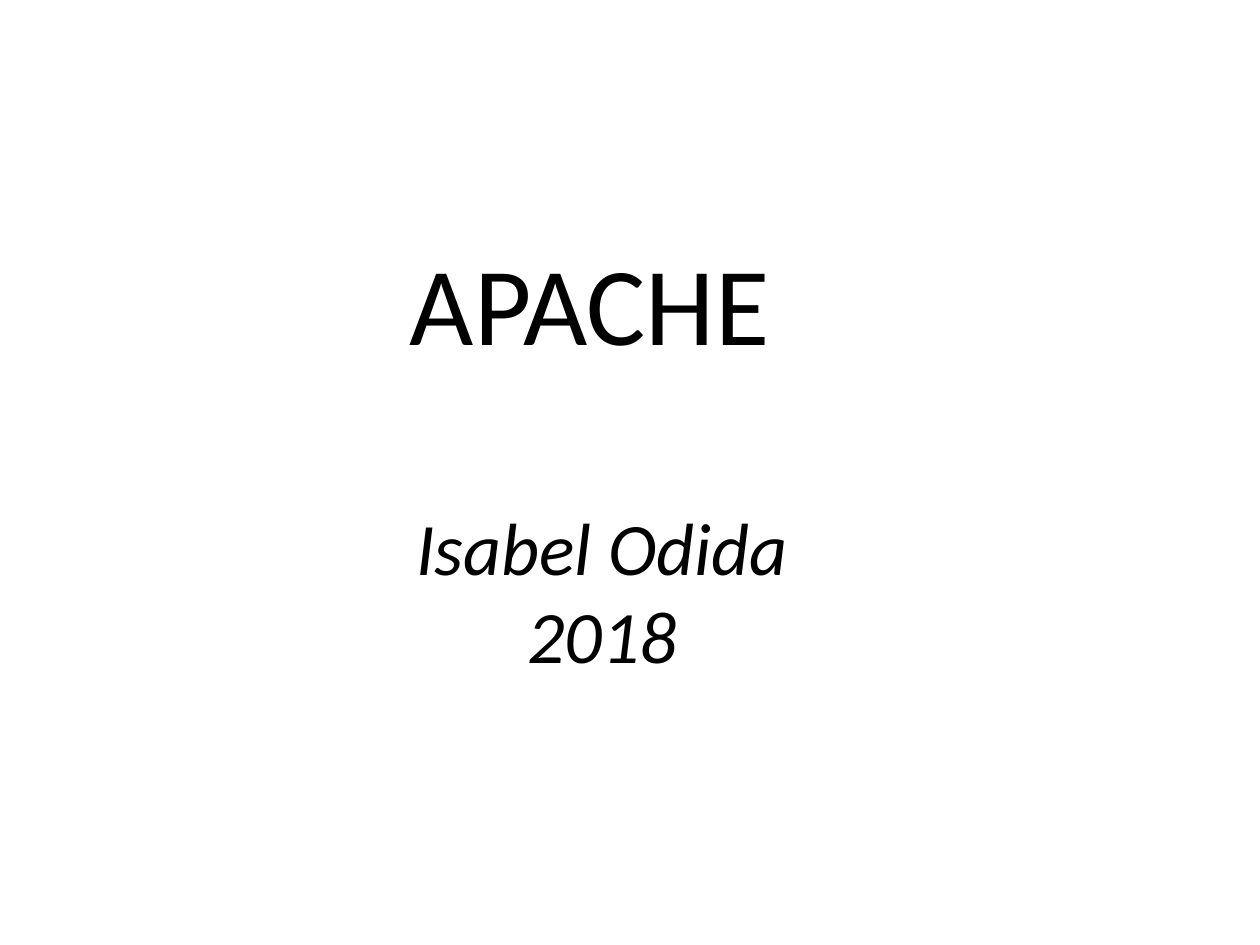
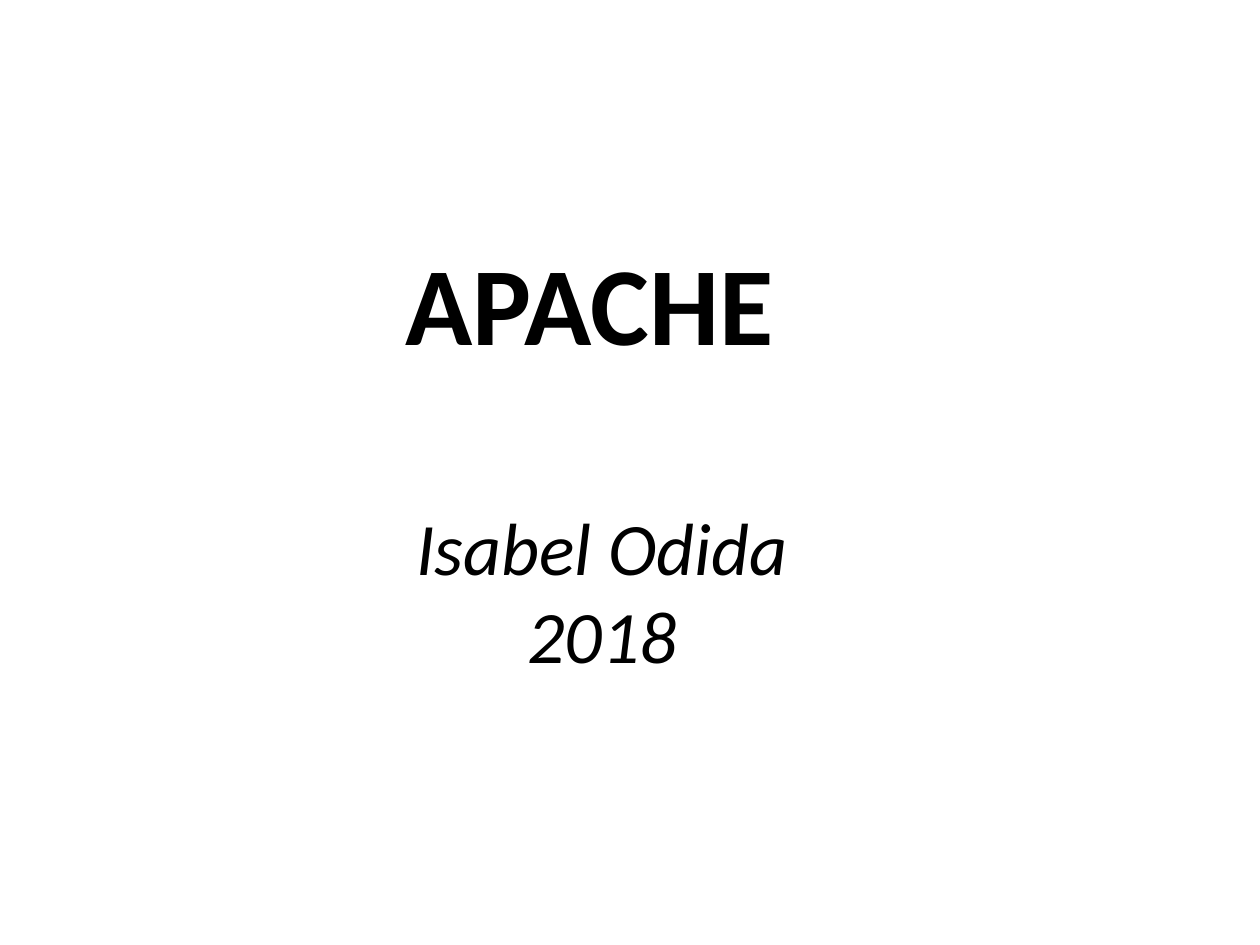
Before and after one commit to afnog/sse, a slide deck: slide 1 of apache/Apachepresentation.pptx. Drawn at 1260x945 pixels with LibreOffice and Linux fonts; fonts in the diff are those of the drawing. Boxes give left, top, right and bottom in pixels: in the first picture for what was removed or moved away, otherwise in the second. Text is boxed around its words. In the diff, an @@ line names an element or a change of style, - is before the commit and + after.

Commit message:
/ ‘apache/Apachepresentation.pptx’

```diff
--- a/apache/Apachepresentation.pptx
+++ b/apache/Apachepresentation.pptx
@@ text at (406, 272, 773, 346): bold on in "APACHE" @@
```
